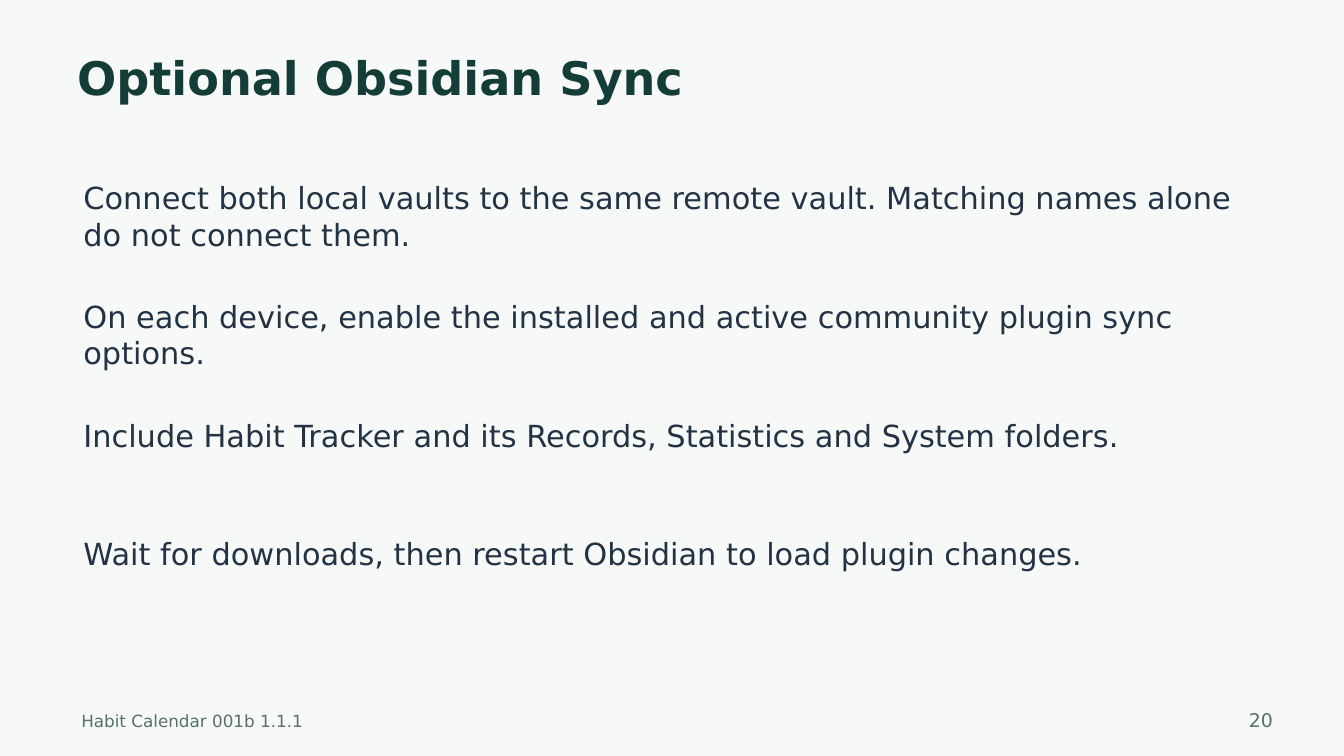
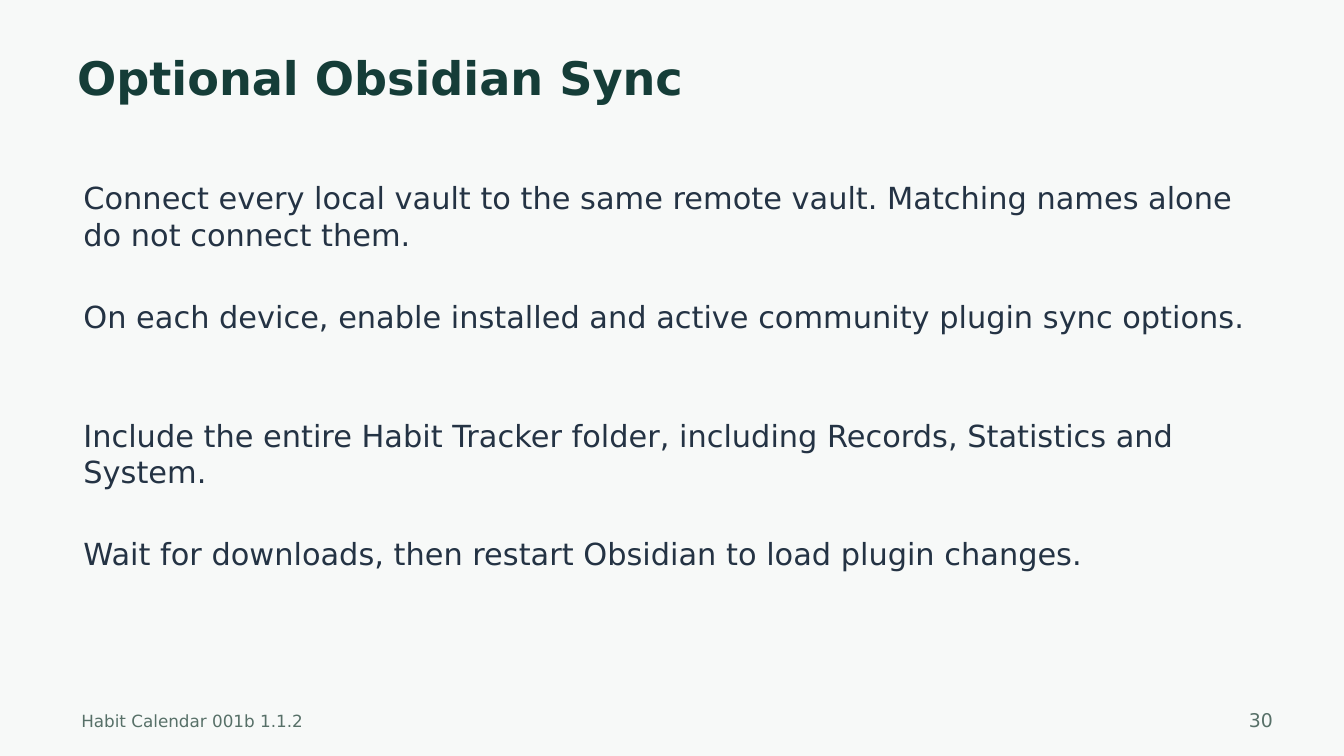
Before and after one commit to harharhari/rsn-habit-tracker-obsidian-plugin, a slide deck: slide 30 of docs/Habit-Calendar-001b-Tutorial.pptx (slide 20 before the commit). Drawn at 1344x756 pixels with LibreOffice and Linux fonts; fonts in the diff are those of the drawing. Boxes give left, top, right and bottom in pixels: in the first picture for what was removed or moved away, otherwise in the second. Text is boxed around its words. In the diff, an @@ line names an element or a change of style, - is before the commit and + after.

```diff
--- a/docs/Habit-Calendar-001b-Tutorial.pptx
+++ b/docs/Habit-Calendar-001b-Tutorial.pptx
@@ text at <box>83,186,1232,247</box>: text changed @@
-Connect both local vaults to the same remote vault. Matching names alone do not connect them.
+Connect every local vault to the same remote vault. Matching names alone do not connect them.
@@ text at <box>83,305,1244,334</box>: text changed @@
-On each device, enable the installed and active community plugin sync options.
+On each device, enable installed and active community plugin sync options.
@@ text at <box>83,424,1173,489</box>: text changed @@
-Include Habit Tracker and its Records, Statistics and System folders.
+Include the entire Habit Tracker folder, including Records, Statistics and System.
@@ text at <box>81,714,303,727</box>: text changed @@
-Habit Calendar 001b 1.1.1
+Habit Calendar 001b 1.1.2
@@ text at <box>1249,713,1273,727</box>: text changed @@
-20
+30
```
Also in this commit, not shown: 26 other slides changed, 10 slides added, 29 other files.
